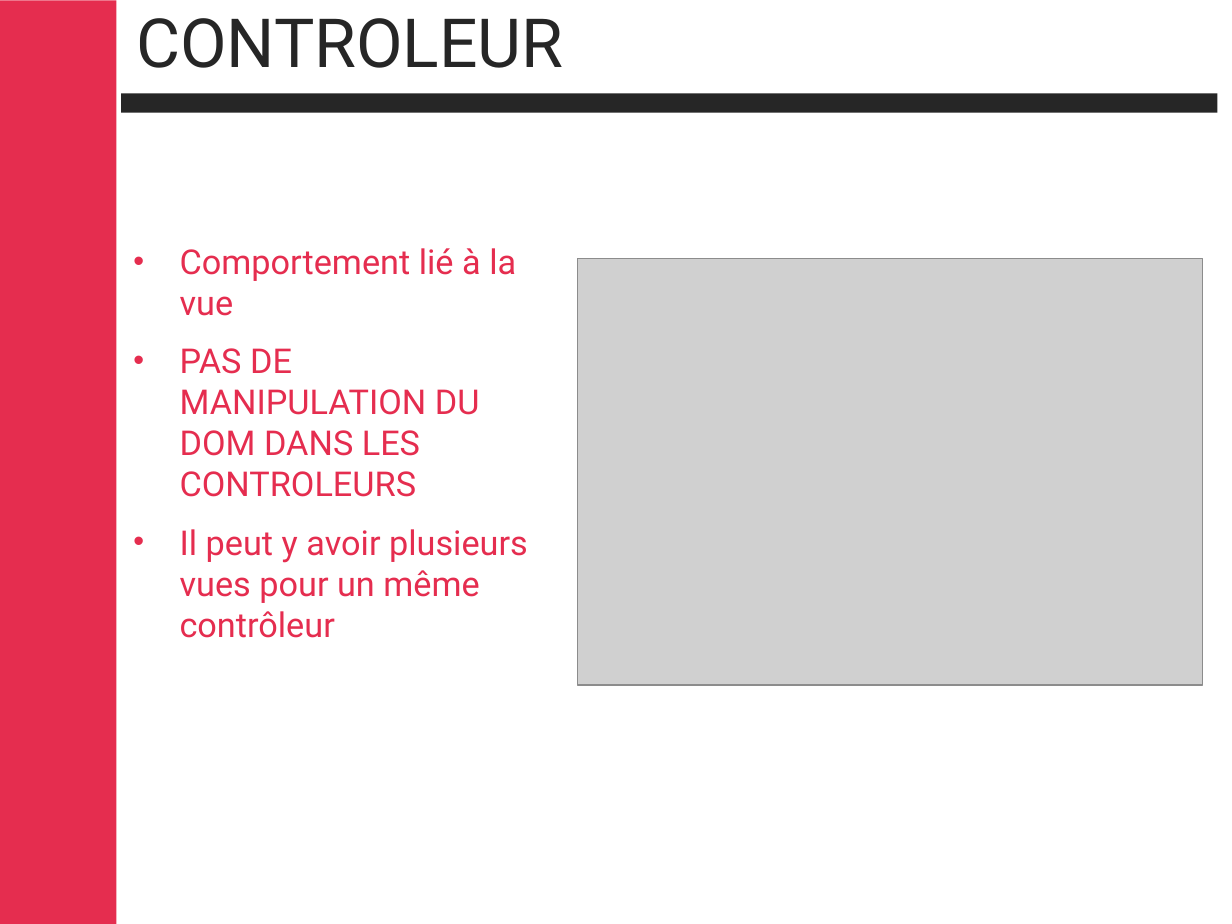
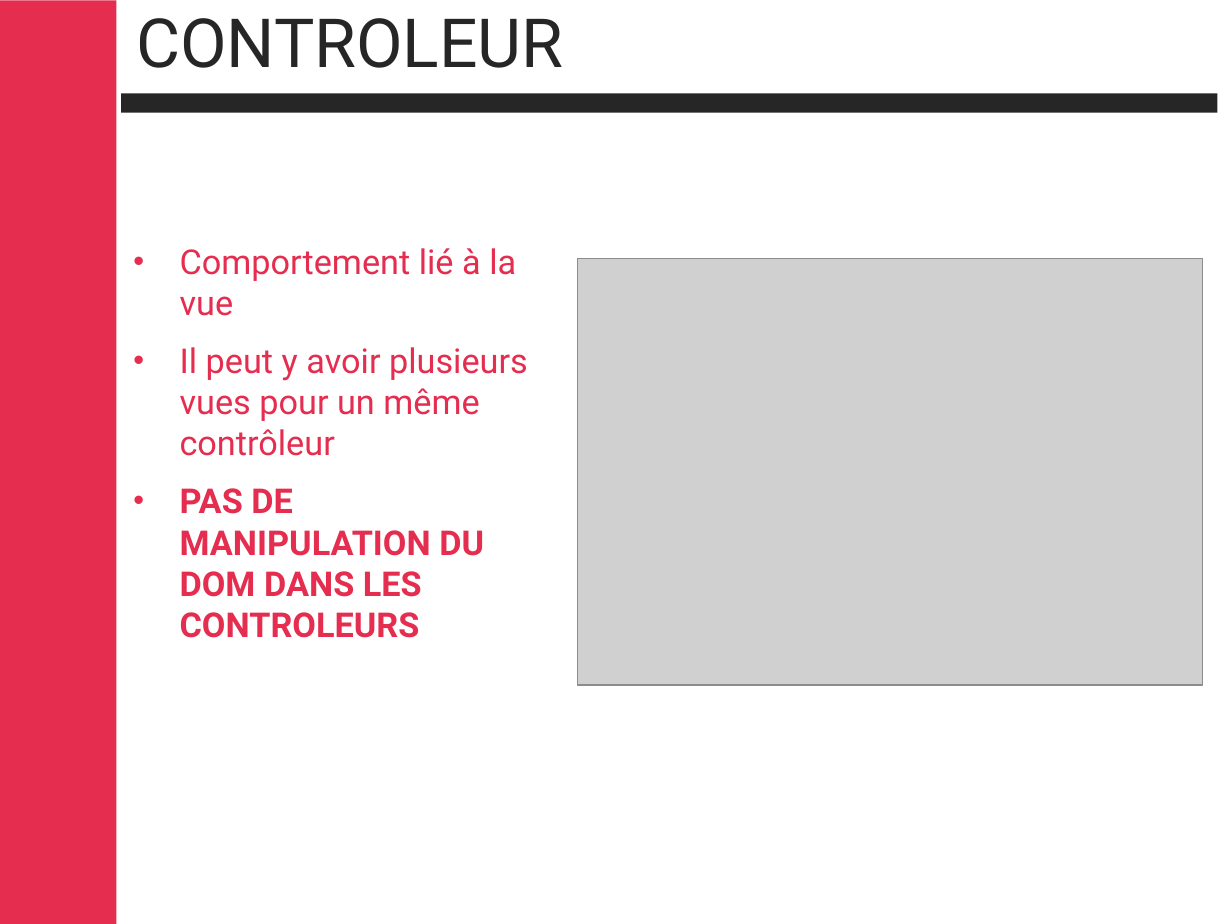
Before and after one commit to cbalit/handson-angular, a slide deck: slide 33 of Angular.pptx (slide 18 before the commit). Drawn at 1232x924 pixels with LibreOffice and Linux fonts; fonts in the diff are those of the drawing; grey boxes stand for pictures; background and template pictures are left out. Boxes give left, top, right and bottom in pixels: in the first picture for what was removed or moved away, otherwise in the second. Text is boxed around its words. In the diff, an @@ line names an element or a change of style, - is before the commit and + after.

```diff
--- a/Angular.pptx
+++ b/Angular.pptx
@@ text at (x1=180, y1=347, x2=528, y2=456): paragraph added @@
+• Il peut y avoir plusieurs vues pour un même contrôleur
@@ text at (x1=180, y1=488, x2=484, y2=638): bold on in "PAS DE MANIPULATION DU DOM DANS LES ..." @@
@@ text at (x1=180, y1=529, x2=528, y2=638): paragraph removed @@
-• Il peut y avoir plusieurs vues pour un même contrôleur
```
Also in this commit, not shown: 23 other slides changed, 57 slides added, 14 slides removed.
